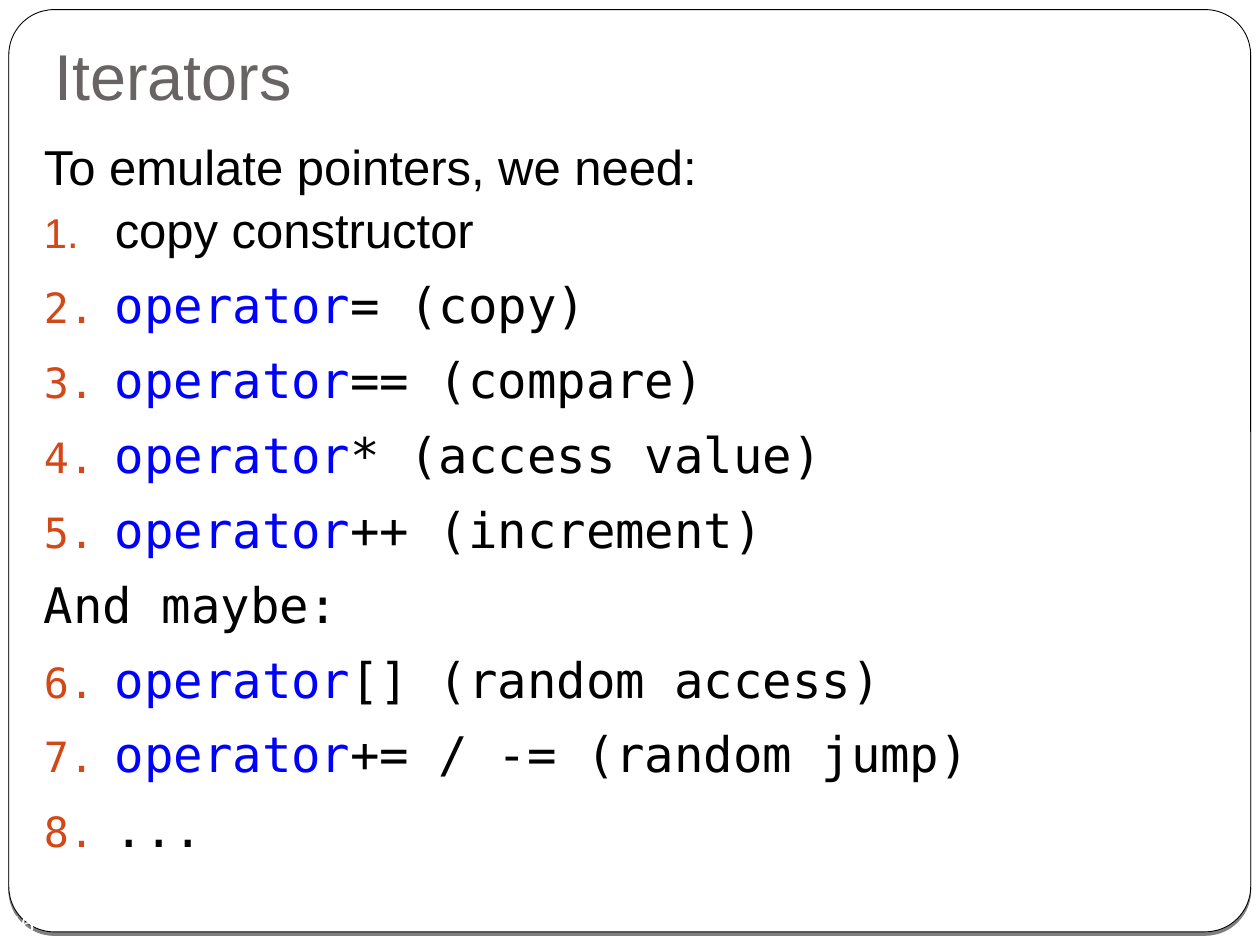
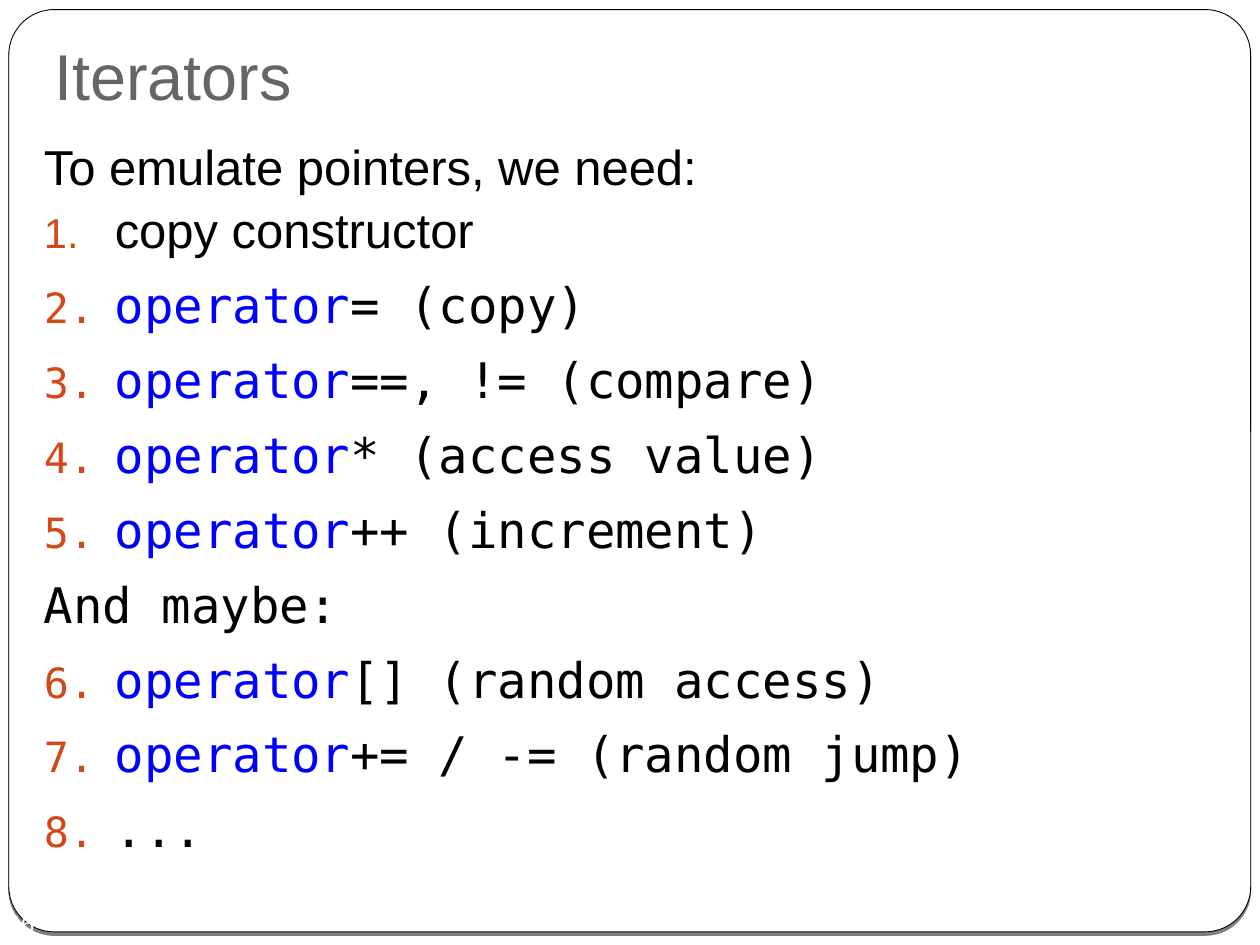
Before and after one commit to cpp-at-ariel/cpp-5779, a slide deck: slide 46 of 08-templates-iterators/slides.odp. Drawn at 1260x945 pixels with LibreOffice and Linux fonts; fonts in the diff are those of the drawing. Boxes give left, top, right and bottom in pixels: in the first picture for what was removed or moved away, otherwise in the second. Text is boxed around its words. In the diff, an @@ line names an element or a change of style, - is before the commit and + after.

```diff
--- a/08-templates-iterators/slides.odp
+++ b/08-templates-iterators/slides.odp
@@ text at [115,360,822,409]: text changed @@
-3. operator== (compare)
+3. operator==, != (compare)
```
Also in this commit, not shown: 6 other slides changed, 1 slide added, 1 slide removed, 7 other files.
